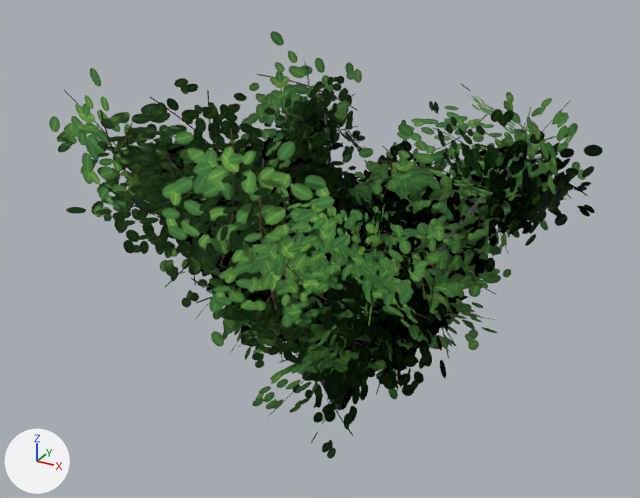
The glTF model game/models/environment/taiga_bush.glb: old version first, new version second.
One viewpoint serves both versions: a 50 mm camera at (1.84, -3.56, 2.68) aimed at (-0.08, -0.08, 0.94). Lighting does not change. The marker at lower left points along +X, +Y and +Z. The first picture is the older version.

Names of what the first picture shows: 'bark_stump', 'leaf_bush'.
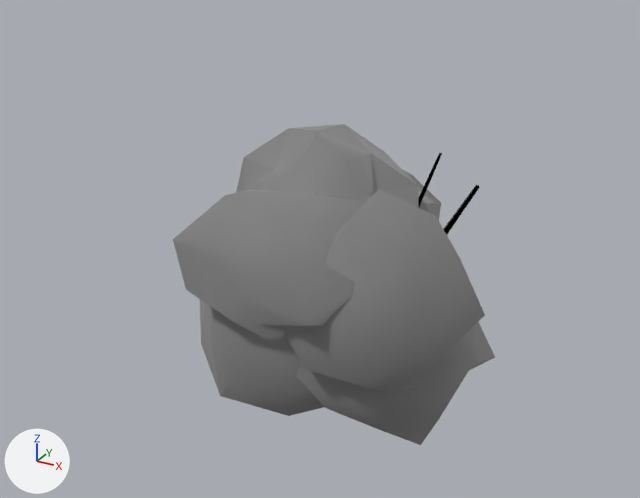
Boxes (x1, y1, x2, y2) around the edits, measured in the pictures (640 x 498 px):
'leaf_bush', deleted
    before: (49, 31, 603, 459)
'foliage', added
    after: (173, 124, 495, 445)

Edits to the bpy script that builds the scene:
```text
Add mat_material_0:
    mat_material_0 = principled_material('Material_0')
    mat_material_0.base_color = (0.4, 0.4, 0.4)  # grey #aaaaaa
    mat_material_0.metallic = 1.0
    mat_material_0.roughness = 0.904
Add me_foliage:
    me_foliage.from_pydata(...)  # 294 vertices, 560 faces; spans x -0.85..0.83, y -0.76..1.06, z 0.02..1.45
    me_foliage.materials.append(mat_material_0)  # its picture is missing
Remove ob_leaf_bush:
    ob_leaf_bush = bpy.data.objects.new('leaf_bush', me_leaf_bush)
    ob_leaf_bush.location = (0.0, 0.0, 0.0)
Add ob_foliage:
    ob_foliage = bpy.data.objects.new('foliage', me_foliage)
    ob_foliage.location = (0.0, 0.0, 0.0)
```
